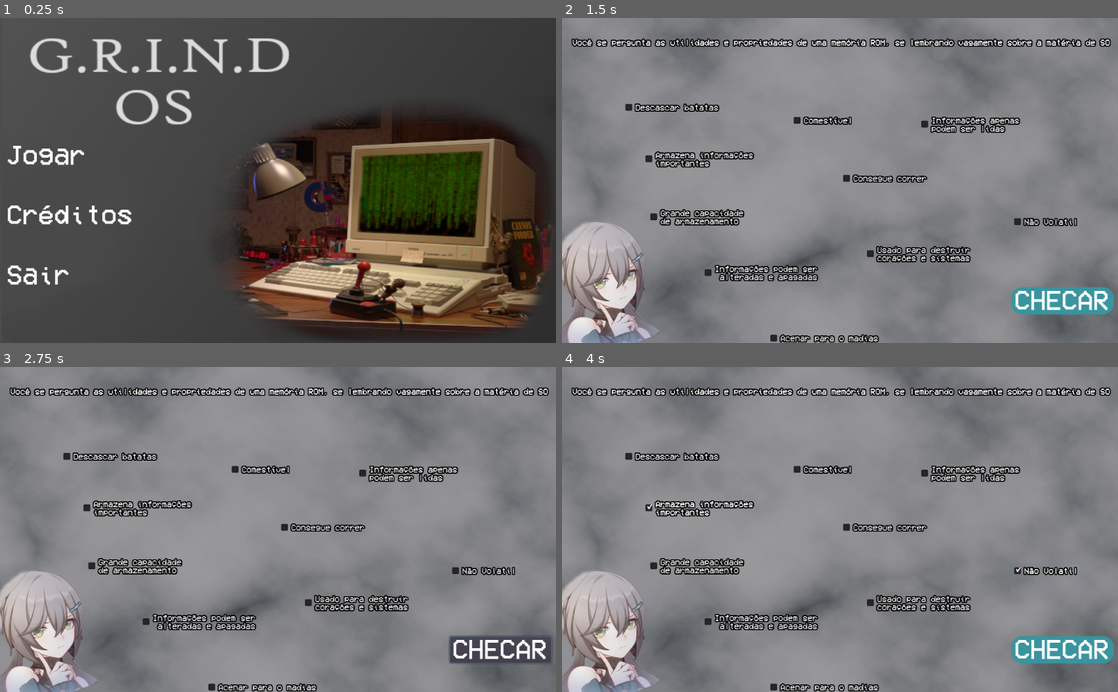
Above: before the commit, frames 1-4 (two rows, left to right).
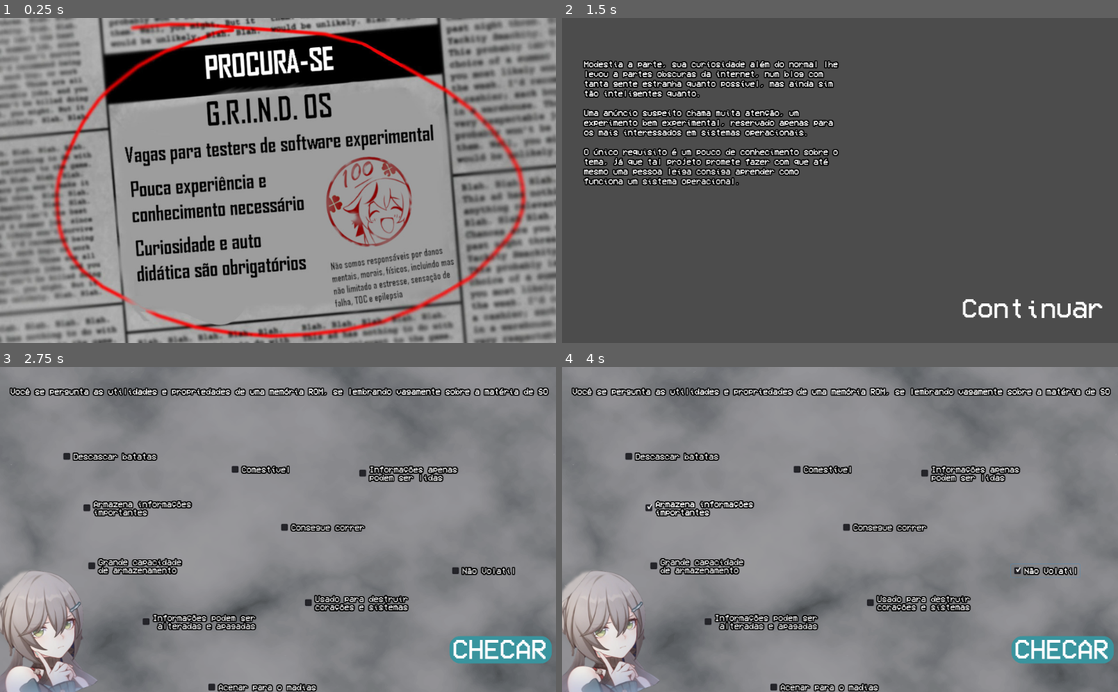
Above: after the commit, the same moments.

Repository: Eidiyoshi/grindOS
Game: Godot game, scene res://scenes/menu/MenuScreen.tscn
Two runs of this game, one before a commit and one after it. Both use one fixed random seed, a clock stepped at 60 frames per second and the inputs below.
Inputs (mouse positions are in pixels of both pictures, inside the frame that each line leads up to; where the layout moved, square brackets give the same spot in the first picture):
- Up to frame 1 (0.25 s): no input
- Up to frame 2 (1.5 s): click (595, 157) at 0.5 s; click (595, 157) [1040, 310] at 1.25 s
- Up to frame 3 (2.75 s): click (478, 659) at 2.02 s
- Up to frame 4 (4 s): click "Armazena informações importan…" at 2.75 s; click "Não Volatil" at 3.5 s

The runs differ from the first frame. In frame 1, 97% of the frame differs, in the area x 0-100%, y 0-100%; in frame 2, 97%; in frame 3, 1.2%; in frame 4, nothing differs.

Commit message:
kokona-chan added

Diff:
--- a/scenes/menu/MenuScreen.gd
+++ b/scenes/menu/MenuScreen.gd
@@ -4,16 +4,17 @@
 # var a = 2
 # var b = "text"
 
+var flag = 0
 
 # Called when the node enters the scene tree for the first time.
 func _ready():
-
 	pass # Replace with function body.
 
 
 # Called every frame. 'delta' is the elapsed time since the previous frame.
-#func _process(delta):
-#	pass
+func _process(delta):
+	if(flag):
+		$comecarImg.modulate.a -= 0.5 * delta
 
 
 func _on_ButtonCreditos_pressed():
@@ -30,3 +31,8 @@
 	get_tree().change_scene("res://scenes/fases/fase1/fase1Contexto.tscn") # Replace with function body.
 
 	call_deferred("free")
+
+
+func _on_comecar_pressed():
+	flag = 1
+	$comecar.visible = 0
--- a/scenes/menu/MenuScreen.tscn
+++ b/scenes/menu/MenuScreen.tscn
@@ -1,10 +1,11 @@
-[gd_scene load_steps=11 format=2]
+[gd_scene load_steps=12 format=2]
 
 [ext_resource path="res://arts/artText/artText.tres" type="DynamicFont" id=1]
 [ext_resource path="res://arts/artText/TemaText.tres" type="Theme" id=2]
 [ext_resource path="res://arts/menuArts/menuScreenTemp.png" type="Texture" id=3]
 [ext_resource path="res://arts/artText/hoverImg.tres" type="StyleBox" id=4]
 [ext_resource path="res://scenes/menu/MenuScreen.gd" type="Script" id=5]
+[ext_resource path="res://arts/menuArts/startgame.jpg" type="Texture" id=6]
 
 [sub_resource type="StyleBoxEmpty" id=4]
 
@@ -88,6 +89,18 @@
 custom_styles/focus = SubResource( 6 )
 custom_styles/normal = SubResource( 3 )
 
+[node name="comecar" type="Button" parent="."]
+show_behind_parent = true
+margin_top = -4.0
+margin_right = 1022.0
+margin_bottom = 596.0
+
+[node name="comecarImg" type="Sprite" parent="."]
+position = Vector2( 517, 300 )
+scale = Vector2( 0.870386, 0.917911 )
+texture = ExtResource( 6 )
+
 [connection signal="pressed" from="MenusTxt/JogarTxt/ButtonJogar" to="." method="_on_ButtonJogar_pressed"]
 [connection signal="pressed" from="MenusTxt/CreditosTxt/ButtonCreditos" to="." method="_on_ButtonCreditos_pressed"]
 [connection signal="pressed" from="MenusTxt/SairTxt/ButtonSair" to="." method="_on_ButtonSair_pressed"]
+[connection signal="pressed" from="comecar" to="." method="_on_comecar_pressed"]
Binary file added: arts/menuArts/startgame.jpg
Not shown, added: arts/menuArts/startgame.jpg.import
